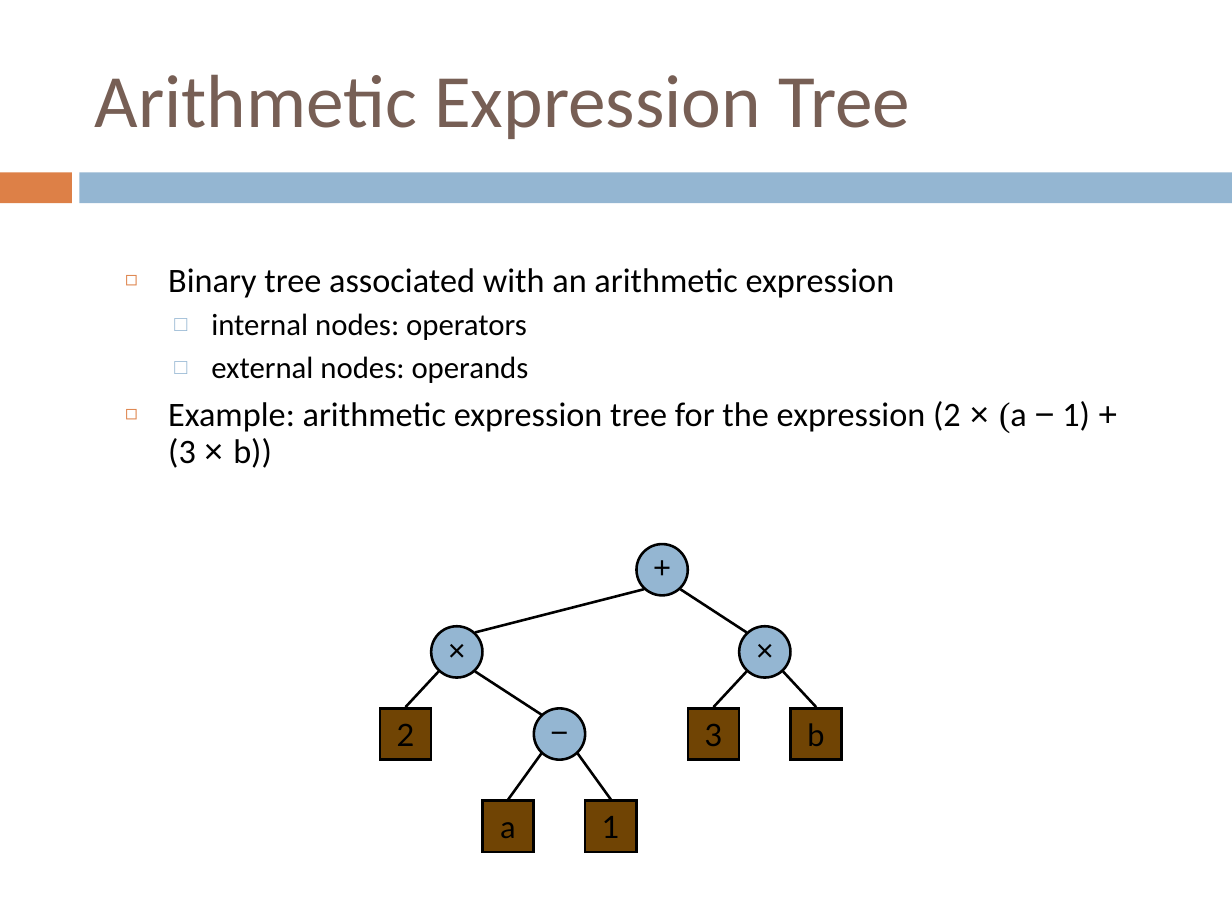
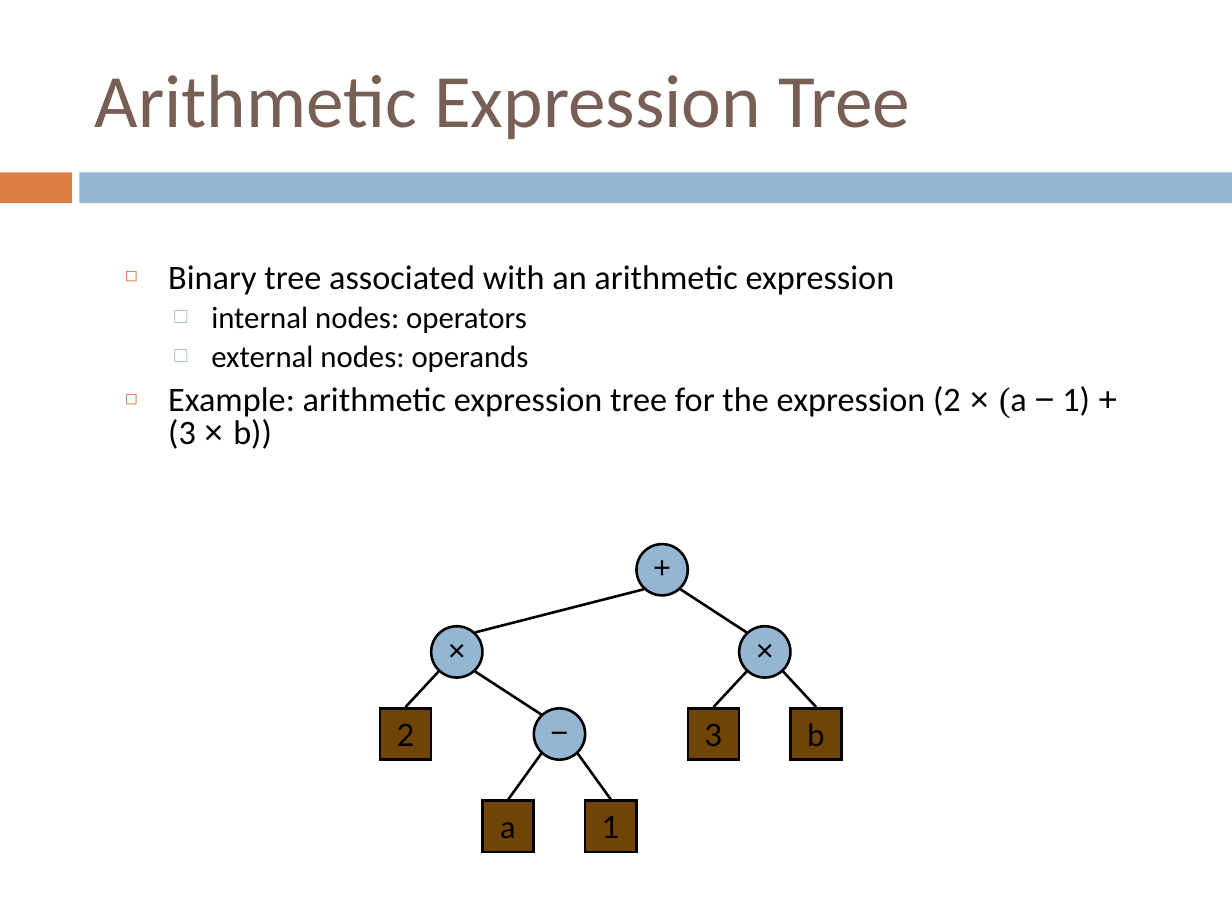
Before and after one commit to sundyCoder/CSK, a slide deck: slide 23 of 3@CSDS/PPT/4@tree.pptx. Drawn at 1232x924 pixels with LibreOffice and Linux fonts; fonts in the diff are those of the drawing. Boxes give left, top, right and bottom in pixels: in the first picture for what was removed or moved away, otherwise in the second. Text is boxed around its words. In the diff, an @@ line names an element or a change of style, - is before the commit and + after.

```diff
--- a/3@CSDS/PPT/4@tree.pptx
+++ b/3@CSDS/PPT/4@tree.pptx
@@ text "Binary tree associated with an ..." at (168, 265, 1090, 449): line spacing 0.9 to 0.8 @@
```
Also in this commit, not shown: 5 other slides changed, 1 other file.
